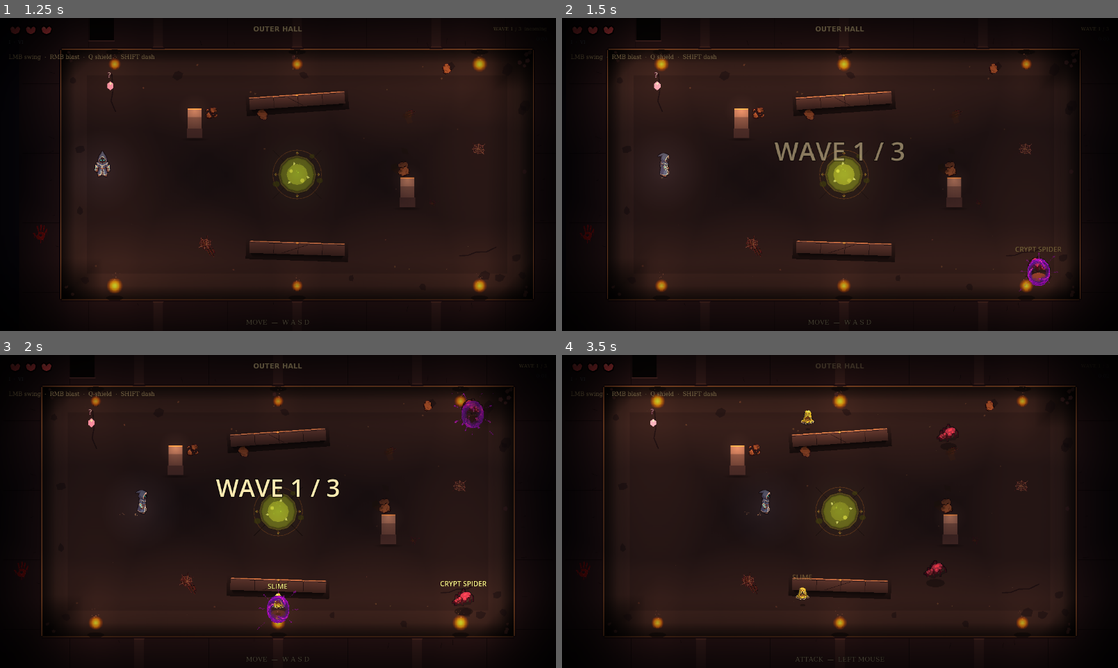
Above: before the commit, frames 1-4 (two rows, left to right).
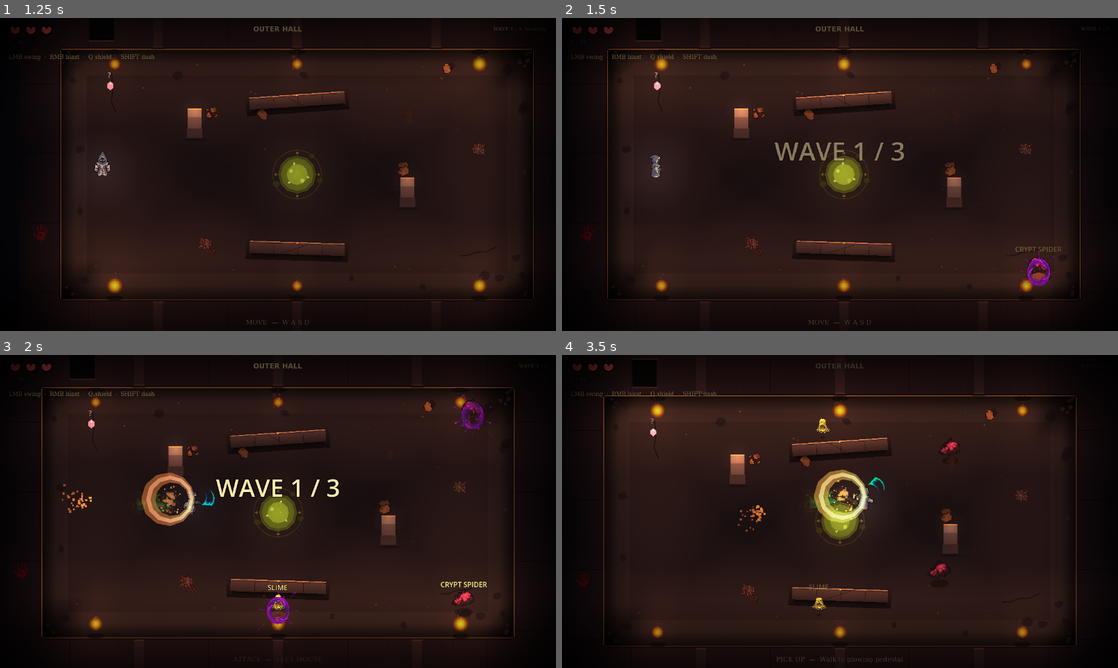
Above: after the commit, the same moments.

Repository: alitaghva1/ethera
Game: Godot game, scene res://scenes/main_menu.tscn
The game is run twice, just before and just after one commit, with the same random seed, the same clock (stepped at 60 frames per second) and the same inputs.
Inputs (mouse positions are in pixels of both pictures, inside the frame that each line leads up to):
- Up to frame 1 (1.25 s): click "BEGIN" at 0.5 s
- Up to frame 2 (1.5 s): tap Enter at 1.25 s; move the mouse to (962, 158) at 1.27 s; press the mouse at (962, 158) at 1.28 s; hold D (move_right) from 1.28 s (still down)
- Up to frame 3 (2 s): keep holding D (move_right); tap Shift (dash_strike) at 1.55 s
- Up to frame 4 (3.5 s): release D (move_right) at 2 s; release the mouse at (962, 495) at 2 s; drag from (728, 527) to (617, 423) at 2.02 s; move the mouse to (895, 442) at 2.77 s; press the mouse at (895, 442) at 2.78 s; hold D (move_right) from 2.78 s (still down); tap Shift (dash_strike) at 3.05 s

Frame 1 is identical in both runs. In frame 2, 0.2% of the frame differs, in the area x 15-20%, y 43-52%; in frame 3, 4.0%; in frame 4, 7.3%, in the area x 2-93%, y 1-99%.
Error before the commit: Invalid access to property or key 'scale' on a base object of type 'null instance'. (res://scripts/hero.gd:894)

Commit message:
fix(godot iter-195): hero physics-frame error spam from iter-192 regression
User screenshot showed game running but task log was 42K tokens of
repeated runtime errors. Diagnosis: my iter-192 batch 1 removed the
hero Shadow Sprite2D NODE from hero.tscn, but left two callsites in
hero.gd dangling:

  @onready var shadow: Sprite2D = $Shadow      (line 318)
       → binds to null since the node is gone
  shadow.scale = SHADOW_BASE_SCALE * ...        (line 886, walk path)
       → "Invalid access to property or key 'scale' on null"
  shadow.scale = shadow.scale.lerp(...)         (line 894, idle path)
       → same spam, second source

Each line errored once per physics frame for every frame the hero
existed. Game still "ran" but the log was unusable and the per-frame
error noise was hurting frame time.

Fix: removed all three references. The hero no longer has shadow
state — matches the iter-192 intent ("character ground shadows
removed entirely"). The iter-132 shadow_pulse + shadow scale lerp
animation logic that referenced these is also gone; the animations
were FOR the shadow, so without the shadow there's nothing to
animate.

Side effect: the SHADOW_BASE_SCALE + SHADOW_PULSE_AMP constants at
line 185 + nearby are now unused. Left in place for now — harmless,
and a future shadow-related iter might re-instate them. If they
need cleanup, a separate dead-code-removal cycle can handle it.

Verification: headless --quit clean now produces just the standard
Godot exit warnings (was 42K tokens of per-frame error spam).

Note on enemy shadows: iter-192 batch 1 also "removed" enemy shadows,
but only the iter-27 sprite-based shadow. The iter-153 _build_ground_
shadow polygon system is SEPARATE and still active — enemies still
have a polygon ground shadow. User hasn't complained about enemy
shadows since cycle 10 so leaving that subsystem alone.

Co-Authored-By: Claude Opus 4.7 (1M context) <noreply@anthropic.com>

Diff:
--- a/slime-depths-godot/scripts/hero.gd
+++ b/slime-depths-godot/scripts/hero.gd
@@ -315,7 +315,12 @@
 # Dash strike is now the only mobility option from a standing start.
 
 @onready var sprite: AnimatedSprite2D = $AnimatedSprite2D
-@onready var shadow: Sprite2D = $Shadow  # iter-132: shadow pulse
+# Iter 195 — Shadow @onready removed. iter-192 batch 1 removed the
+# Shadow Sprite2D node from hero.tscn (per user direction to remove
+# character ground shadows entirely). The @onready var was missed,
+# leaving `shadow` as null and triggering one spam-error per physics
+# frame from the shadow.scale references at lines 885 + 894 (also
+# removed by this commit).
 
 var hp: int = MAX_HP
 var _attack_cd := 0.0
@@ -879,19 +884,17 @@
 		# from front/back views where the walk sprite has minimal silhouette change.
 		var walk_bob := sin(_walk_time * TAU * WALK_BOB_FREQ) * WALK_BOB_AMP
 		sprite.position.y = lerpf(sprite.position.y, SPRITE_BASE_Y + walk_bob, IDLE_BOB_LERP * delta)
-		# iter-132: shadow pulse — scale shrinks at bob peak (foot up), expands
-		# at bob trough (foot down). Inverted sin() so shadow is smallest when
-		# sprite is highest. Reinforces ground contact from any viewing angle.
-		var shadow_pulse := -sin(_walk_time * TAU * WALK_BOB_FREQ) * SHADOW_PULSE_AMP
-		shadow.scale = SHADOW_BASE_SCALE * (1.0 + shadow_pulse)
+		# Iter 195 — iter-132 shadow pulse removed alongside the hero
+		# Shadow Sprite2D node deletion in iter-192. The shadow_pulse
+		# math was driving shadow.scale on null → physics-frame spam.
 	else:
 		_idle_time += delta
 		_walk_time = 0.0  # iter-132: reset walk phase when stopped
 		_step_accumulator = 0.0
 		var bob := sin(_idle_time * TAU * IDLE_BOB_FREQ) * IDLE_BOB_AMP
 		sprite.position.y = lerpf(sprite.position.y, SPRITE_BASE_Y + bob, IDLE_BOB_LERP * delta)
-		# iter-132: shadow returns to base scale when idle
-		shadow.scale = shadow.scale.lerp(SHADOW_BASE_SCALE, IDLE_BOB_LERP * delta)
+		# Iter 195 — iter-132 shadow scale-lerp removed alongside the
+		# hero Shadow Sprite2D node deletion in iter-192.
 
 	# iter-95 input precedence: shield > dash_strike > blast > attack.
 	# Dodge is gone (and with it the iter-70 dodge-cancel-into-dash
